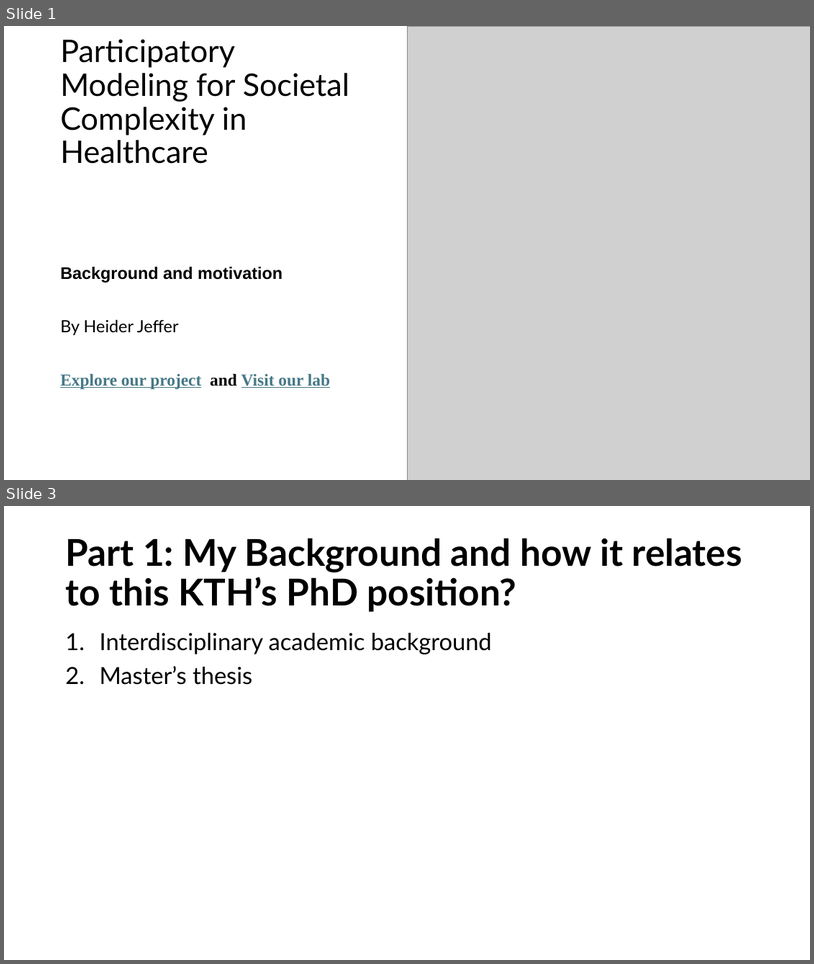
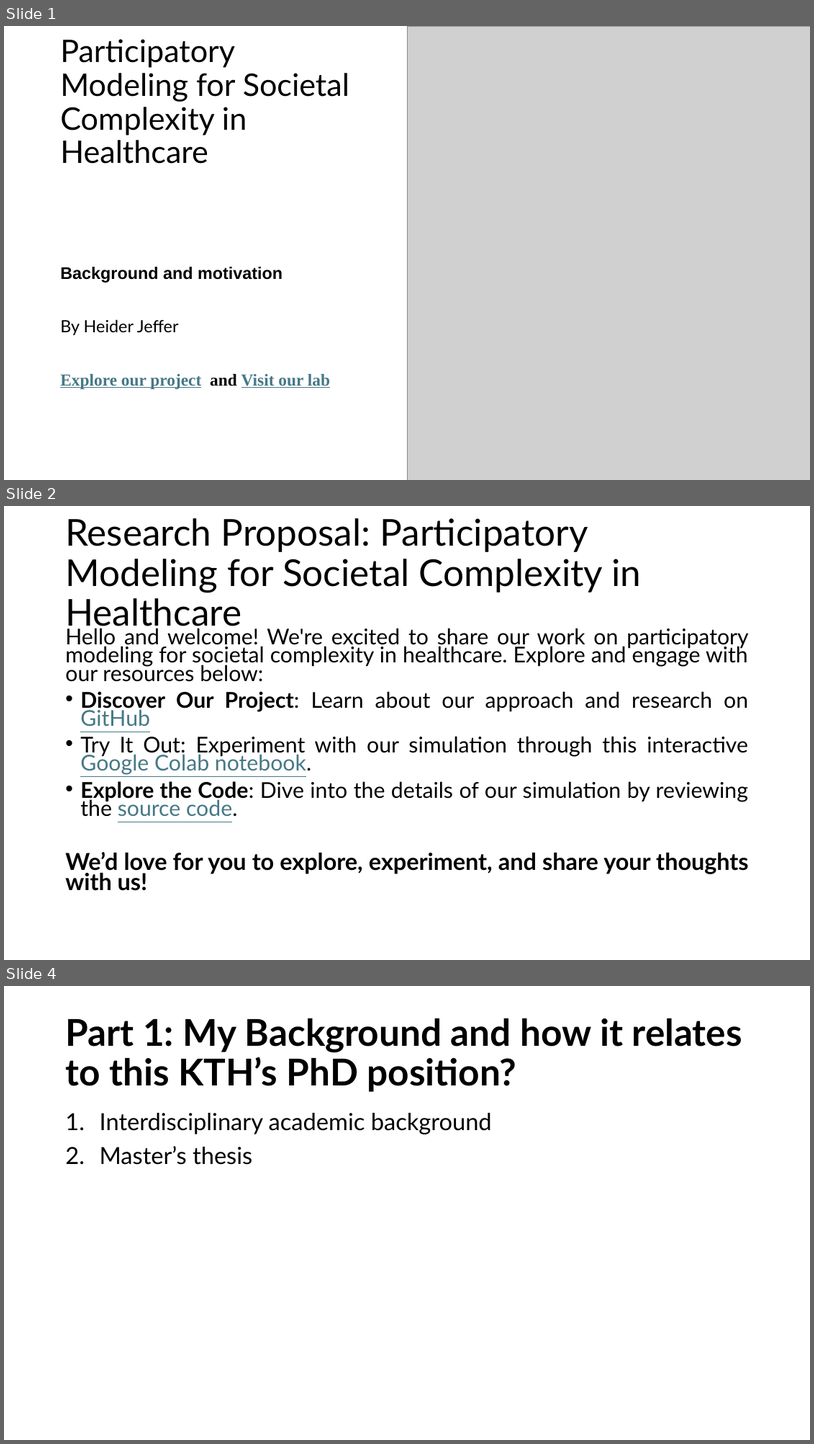
Before and after one commit to HeiderJeffer/Modeling-for-Societal-Complexity-in-Healthcare, a slide deck: Background and motivation.pptx. Shown one above the other, each under a label of ours: slides 1 and 3 before the commit, slides 1, 2 and 4 after it; the slides between them are not shown. The pictures are 814x964 and 814x1444 pixels, drawn with LibreOffice and Linux fonts; fonts in the diff are those of the drawing; grey boxes stand for pictures. Boxes give left, top, right and bottom in pixels: in the first picture for what was removed or moved away, otherwise in the second. Text is boxed around its words. In the diff, an @@ line names an element or a change of style, - is before the commit and + after.

```diff
--- a/Background and motivation.pptx
+++ b/Background and motivation.pptx
@@ slide 2 added at box(4, 506, 810, 960), background #FFFFFF @@
@@ title added at box(65, 518, 641, 633), 44 pt, text #000000 @@
+Research Proposal: Participatory Modeling for Societal Complexity in Healthcare
@@ text added at box(65, 625, 748, 890), 25.9 pt, text #000000 @@
+Hello and welcome! We're excited to share our work on participatory modeling for societal complexity in healthcare. Explore and engage with our resources below:
+• Discover Our Project: Learn about our approach and research on GitHub
+• Try It Out: Experiment with our simulation through this interactive Google Colab notebook.
+• Explore the Code: Dive into the details of our simulation by reviewing the source code.
+We’d love for you to explore, experiment, and share your thoughts with us!
@@ what was slide 3 is now slide 4 @@
```
Also in this commit, not shown: 3 slides changed.
